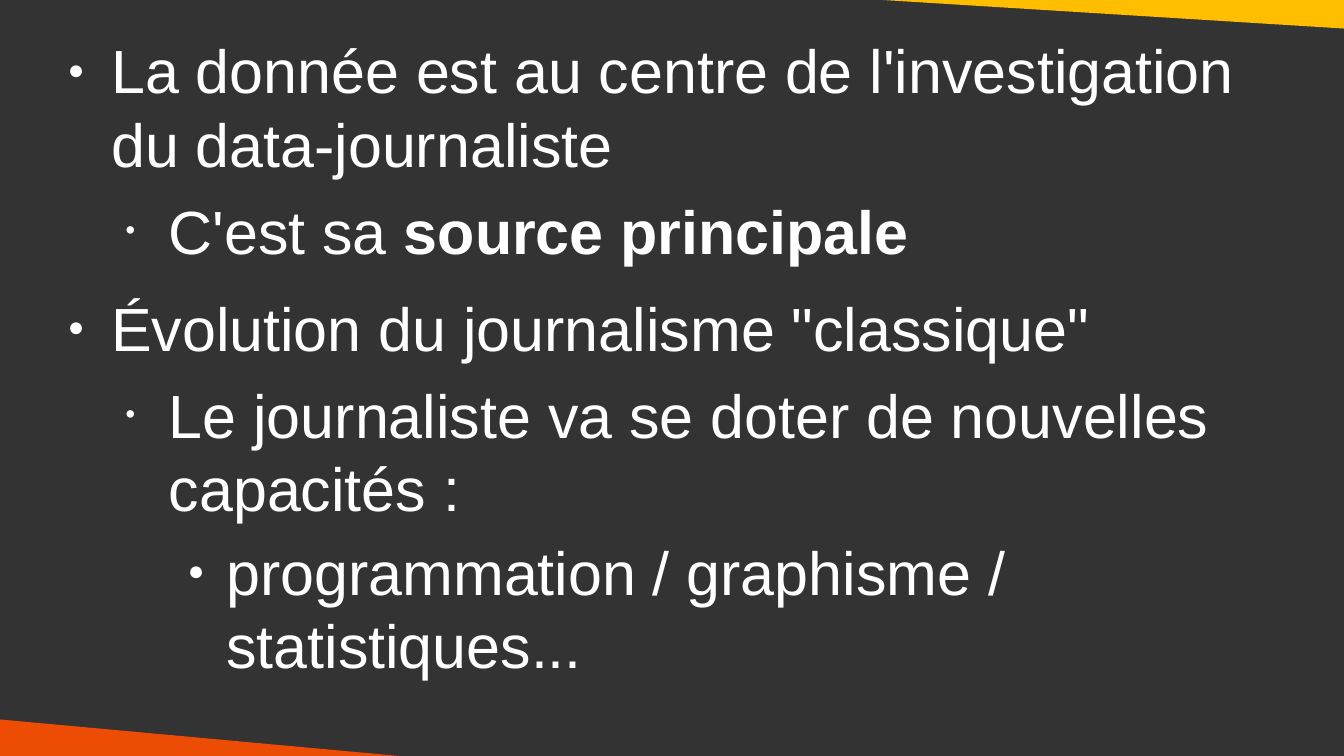
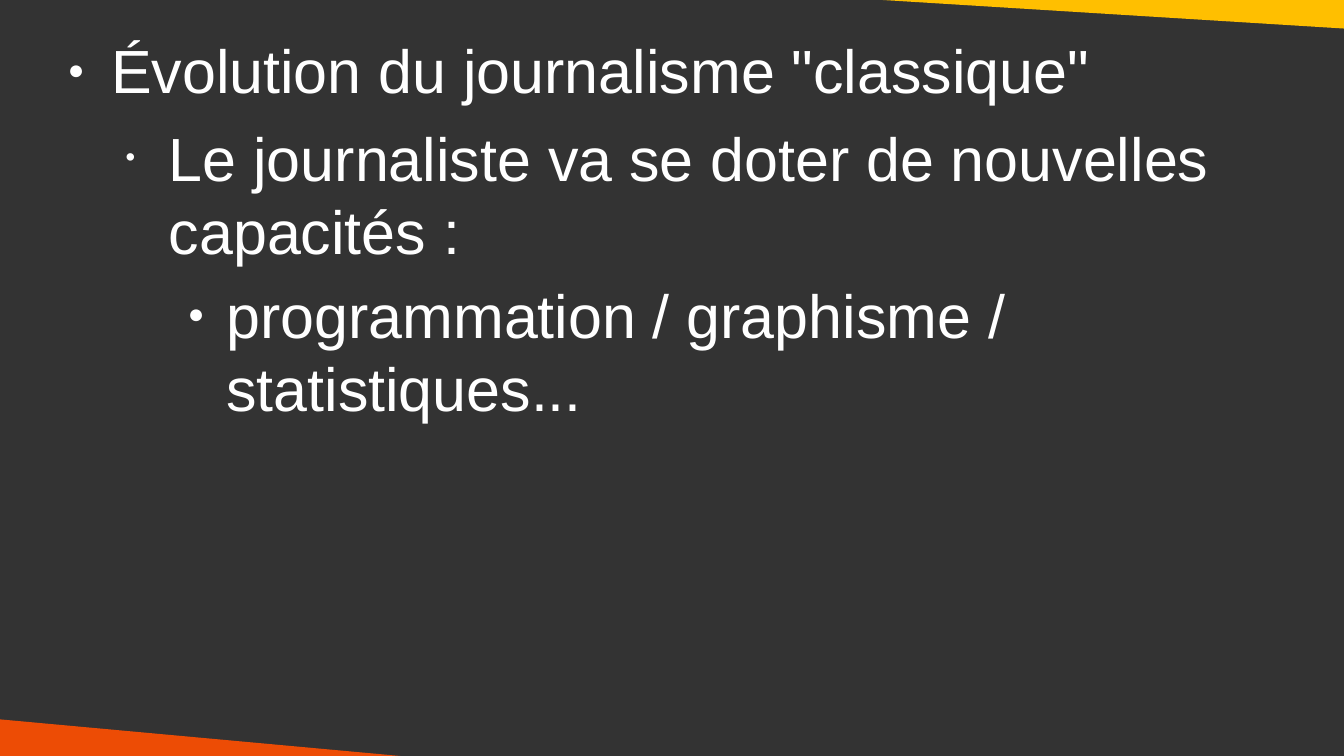
Before and after one commit to DanYellow/cours, a slide deck: slide 7 of data-journalisme-s4/travaux-pratiques/numero-1/presentation.odp (slide 6 before the commit). Drawn at 1344x756 pixels with LibreOffice and Linux fonts; fonts in the diff are those of the drawing. Boxes give left, top, right and bottom in pixels: in the first picture for what was removed or moved away, otherwise in the second. Text is boxed around its words. In the diff, an @@ line names an element or a change of style, - is before the commit and + after.

Commit message:
Update data-journalisme

```diff
--- a/data-journalisme-s4/travaux-pratiques/numero-1/presentation.odp
+++ b/data-journalisme-s4/travaux-pratiques/numero-1/presentation.odp
@@ text at (111,48,1234,265): paragraphs removed @@
-● La donnée est au centre de l'investigation du data-journaliste
-  • C'est sa source principale
```
Also in this commit, not shown: 1 other slide changed, 1 slide added, 6 other files.
